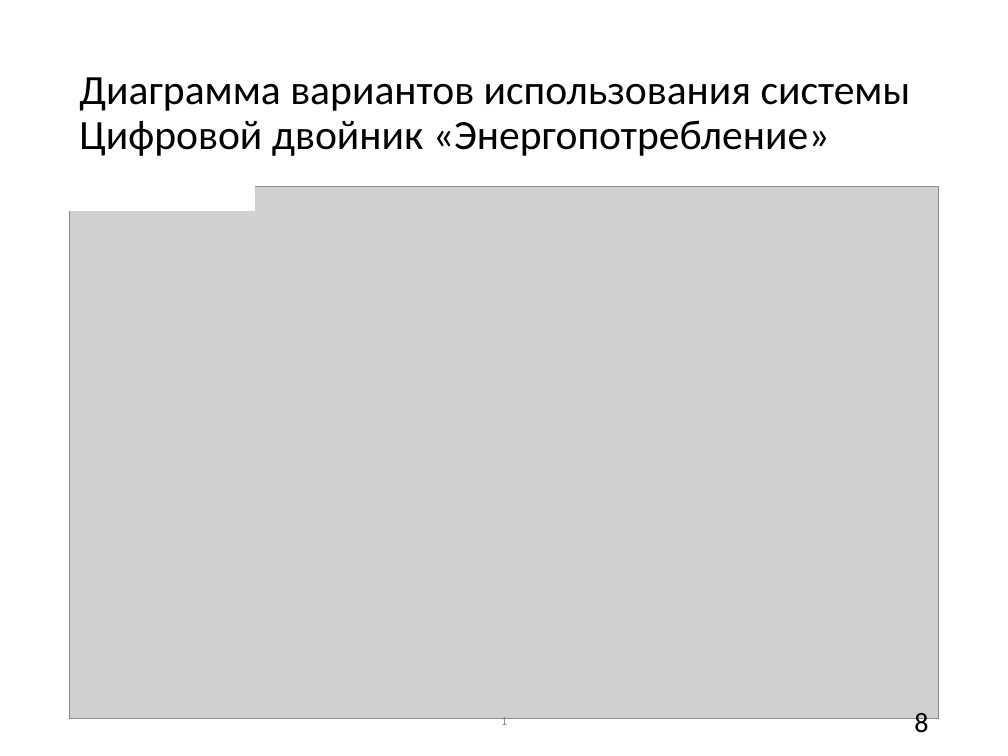
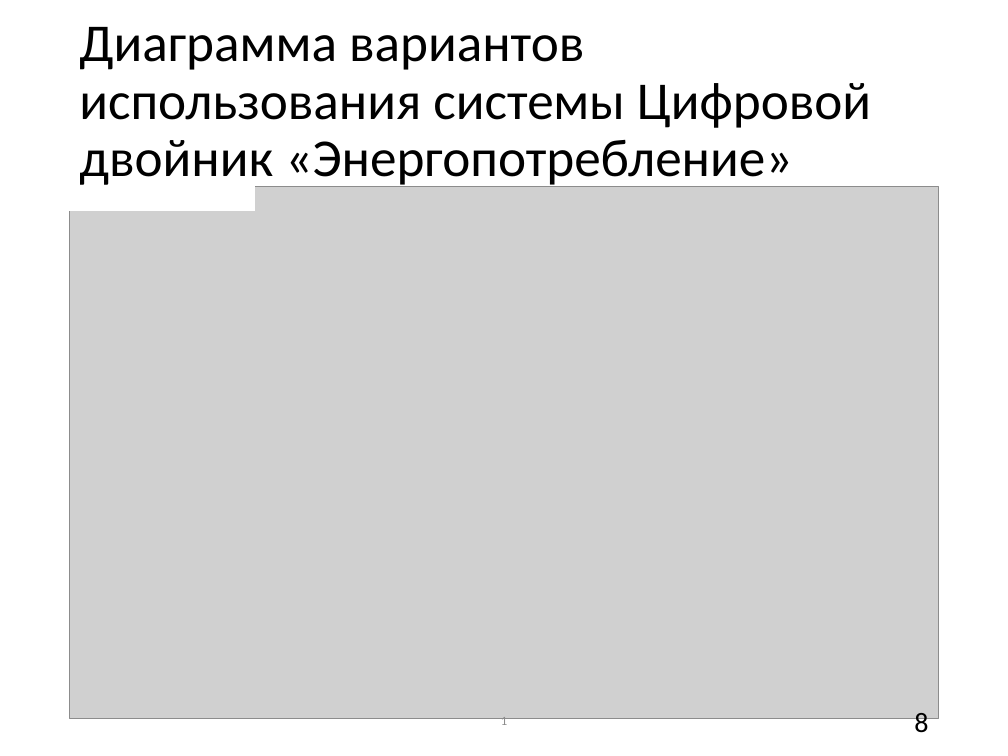
Before and after one commit to rstslv/Twin, a slide deck: slide 8 of doc/ВКР/презентация.pptx. Drawn at 1008x756 pixels with LibreOffice and Linux fonts; fonts in the diff are those of the drawing; grey boxes stand for pictures. Boxes give left, top, right and bottom in pixels: in the first picture for what was removed or moved away, otherwise in the second. Text is boxed around its words. In the diff, an @@ line names an element or a change of style, - is before the commit and + after.

```diff
--- a/doc/ВКР/презентация.pptx
+++ b/doc/ВКР/презентация.pptx
@@ title "Диаграмма вариантов использования системы Цифровой ...": place and size @@
-title "Диаграмма вариантов использования системы Цифровой ..." at (79, 77, 911, 156)
+title "Диаграмма вариантов использования системы Цифровой ..." at (79, 27, 871, 189)
@@ title "Диаграмма вариантов использования системы Цифровой ..." at (79, 27, 871, 189): size 29.7 to 38 pt @@
```
Also in this commit, not shown: 17 other slides changed, 2 other files.
